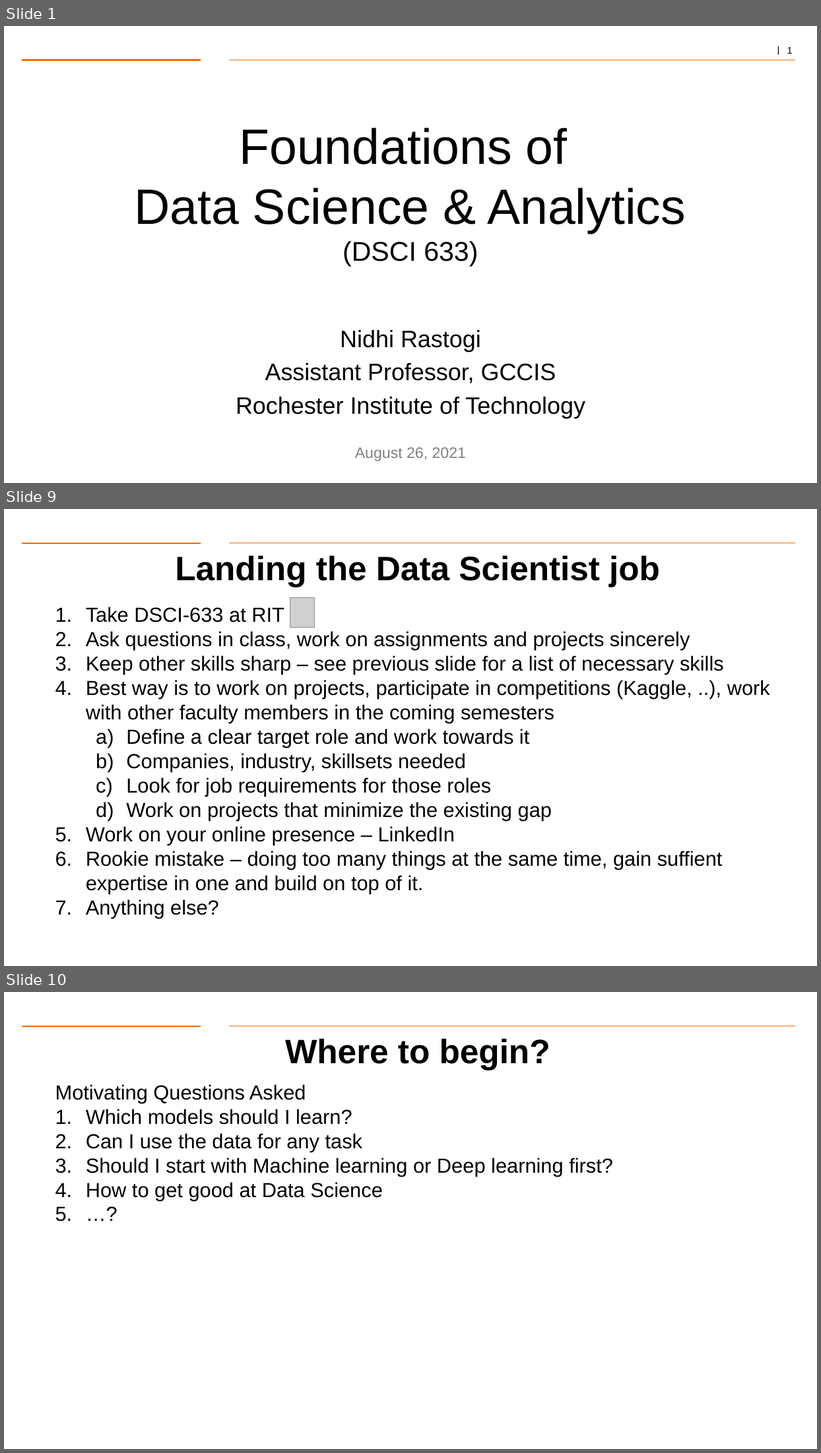
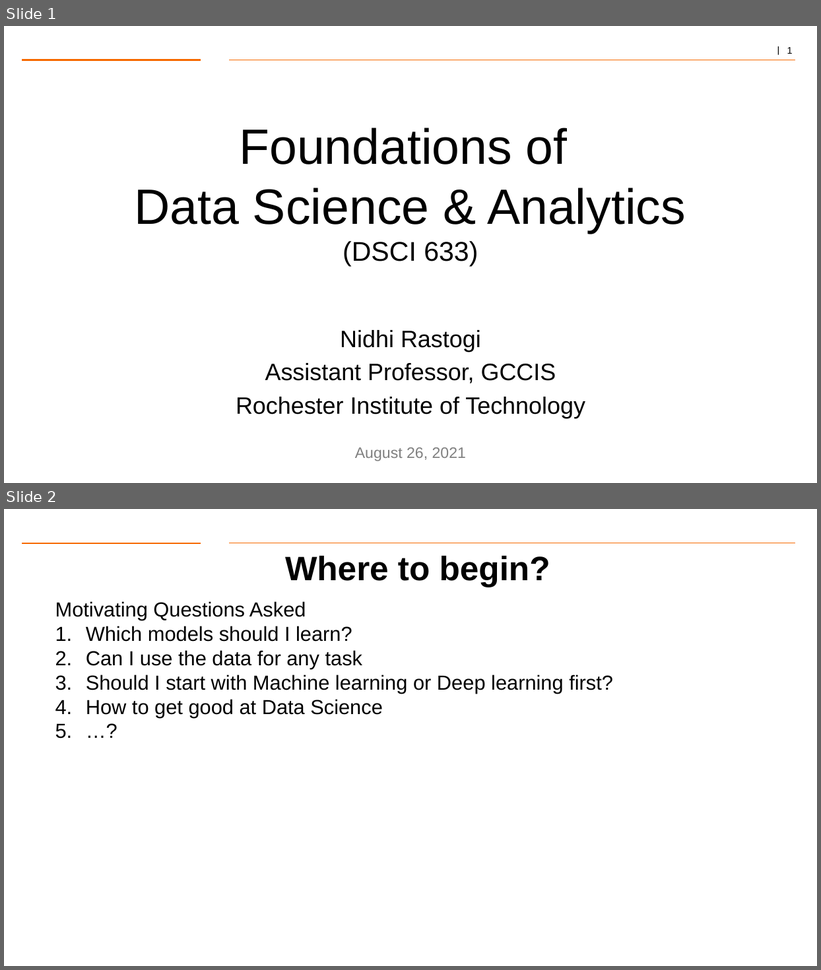
Before and after one commit to gk5951/RIT-DSCI-633-FDS, a slide deck: Syllabus/Lecture02/Lec02_CaseStudy.pptx. Shown one above the other, each under a label of ours: slides 1, 9 and 10 before the commit, slides 1 and 2 after it; the slides between them are not shown. The pictures are 821x1453 and 821x970 pixels, drawn with LibreOffice and Linux fonts; fonts in the diff are those of the drawing; grey boxes stand for pictures; background and template pictures are left out. Boxes give left, top, right and bottom in pixels: in the first picture for what was removed or moved away, otherwise in the second. Text is boxed around its words. In the diff, an @@ line names an element or a change of style, - is before the commit and + after.

Commit message:
Changed Slides

```diff
--- a/Syllabus/Lecture02/Lec02_CaseStudy.pptx
+++ b/Syllabus/Lecture02/Lec02_CaseStudy.pptx
@@ slide 9 removed at bbox=[4, 509, 817, 966], background #FFFFFF; not listed: 2 template elements that a slide beside it also shows @@
@@ title removed at bbox=[175, 555, 660, 587] @@
-Landing the Data Scientist job
@@ text removed at bbox=[86, 607, 770, 918] @@
-1. Take DSCI-633 at RIT
-2. Ask questions in class, work on assignments and projects sincerely
-3. Keep other skills sharp – see previous slide for a list of necessary skills
-4. Best way is to work on projects, participate in competitions (Kaggle, ..), work with other faculty members in the coming semesters
-  a) Define a clear target role and work towards it
-  b) Companies, industry, skillsets needed
-  c) Look for job requirements for those roles
-  d) Work on projects that minimize the existing gap
-5. Work on your online presence – LinkedIn
-6. Rookie mistake – doing too many things at the same time, gain suffient expertise in one and build on top of it.
-7. Anything else?
@@ picture removed at bbox=[290, 597, 314, 627] @@
@@ what was slide 10 is now slide 2 @@
```
Also in this commit, not shown: 8 other slides removed, 1 other file.
